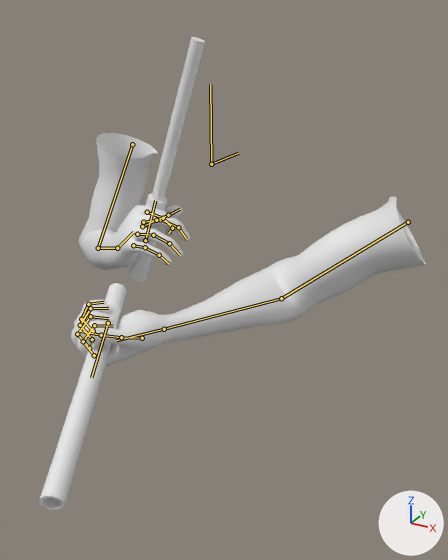
Two versions of the Blender file Assets/Arts/Model/Faya_Kun_3/Player Characters/Player Male Character.blend, one commit apart.
Before and after are seen from a camera (50 mm lens) standing at (0.634, -1.1, 0.295) and looking at (0.152, -0.224, -0.143). The lights are fixed; the arrows at lower right show +X, +Y and +Z. Both versions are drawn at frame 32 of the action 'Bamboo_Gun_Reload'; the numbers are the values there. The bones that bend it are drawn over the model as lines.

In view in the first picture: 'Bamboo Gun ', 'Bamboo Gun  Slider', 'FPS Hand'.
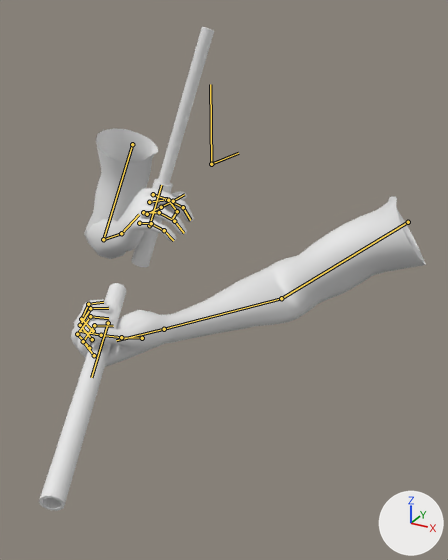
What the commit changed:
Bone 'slider' (bone_slider) moves from (-0.118, -0.627, 0.162) to (-0.118, -1.1, 0.162).
Bone 'slider' (bone_slider) turns from (150, -9, 87) to (149, -11, 80) degrees about its own x, y and z.

Where the change shows, as pixel boxes [x1, y1, x2, y2] in the pictures (448 x 560 px):
'FPS Hand', posed: before [71, 133, 426, 367]; after [71, 128, 426, 367]
'Bamboo Gun  Slider', posed (8% wider): before [129, 37, 205, 282]; after [132, 27, 214, 267]
bone 'slider', root to tip: before (145, 240) to (155, 200); after (149, 225) to (161, 185)
